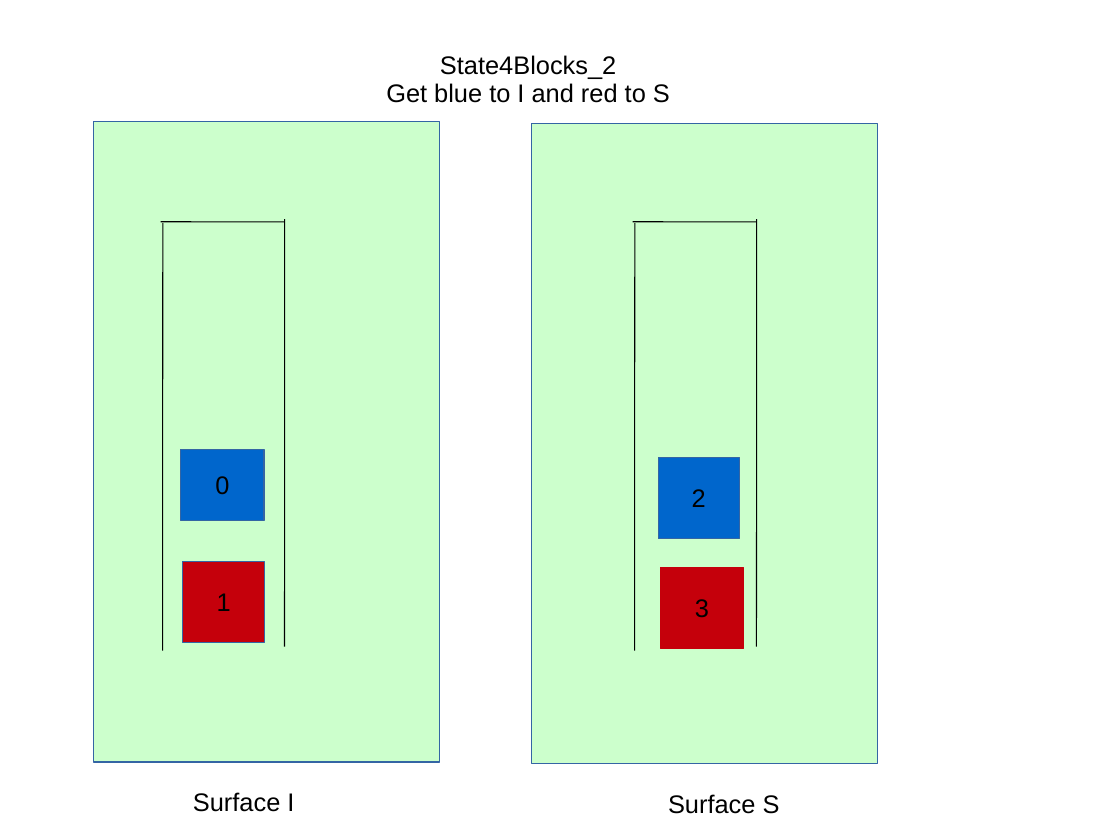
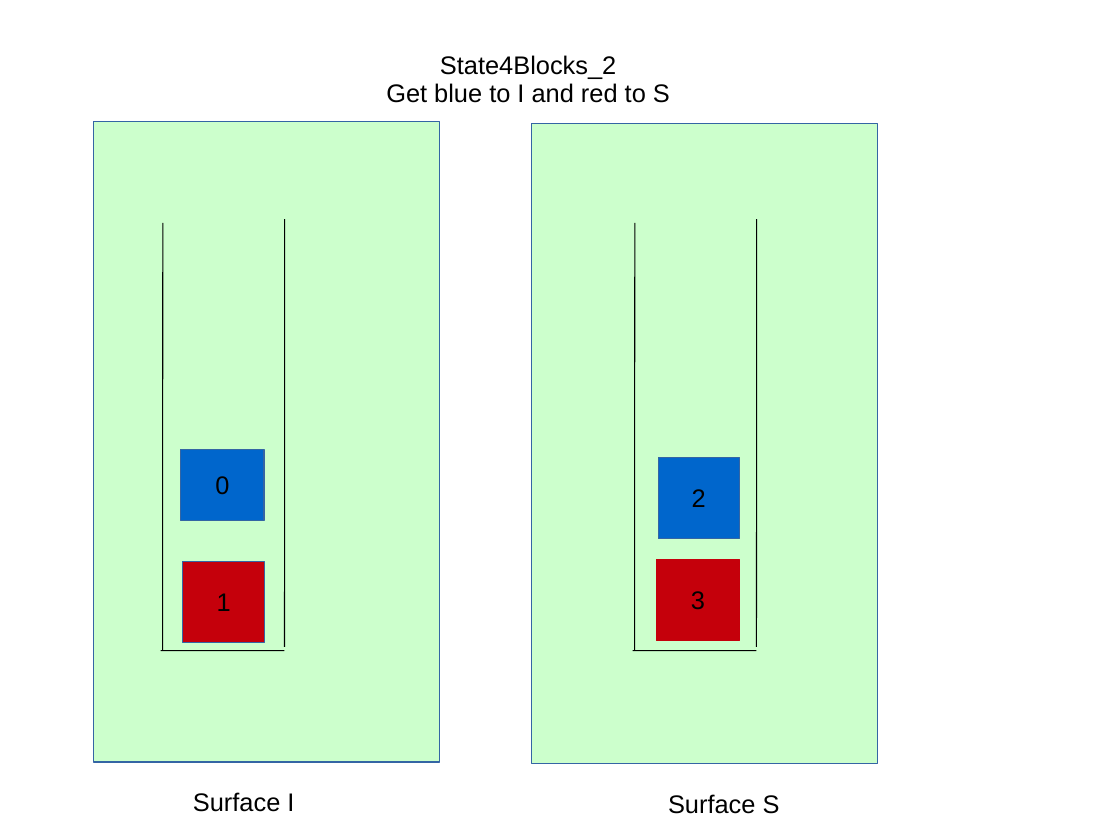
Before and after one commit to bhomberg/6834-task-motion-planner, a slide deck: slide 6 of states/statesDrawings.ppt. Drawn at 1120x840 pixels with LibreOffice and Linux fonts; fonts in the diff are those of the drawing. Boxes give left, top, right and bottom in pixels: in the first picture for what was removed or moved away, otherwise in the second. Text is boxed around its words. In the diff, an @@ line names an element or a change of style, - is before the commit and + after.

```diff
--- a/states/statesDrawings.ppt
+++ b/states/statesDrawings.ppt
@@ rectangle "3": place and size @@
-rectangle "3" at bbox=[661, 567, 744, 648]
+rectangle "3" at bbox=[657, 560, 740, 641]
@@ line moved from (161, 222) - (285, 222) to (161, 650) - (285, 650) @@
@@ line moved from (633, 222) - (757, 222) to (633, 650) - (757, 650) @@
```
Also in this commit, not shown: 7 other slides changed, 6 other files.
